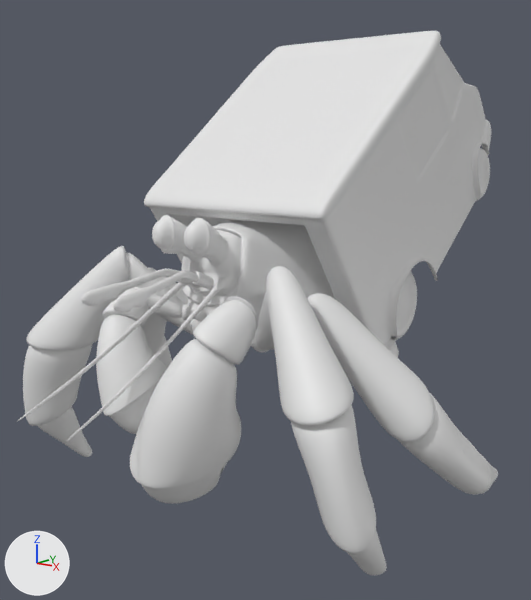
Renders of the Blender file GoingPostal.blend from each side of a commit.
Both versions are drawn from a 50 mm camera at (4.88, -4.6, 3.7) aimed at (-0.3, 1.84, 1.94). Every picture has the same lights, and +X, +Y and +Z are marked at lower left.

Names of what the first picture shows: 'hermit_claws', 'hermit_main', 'postal_truck'.
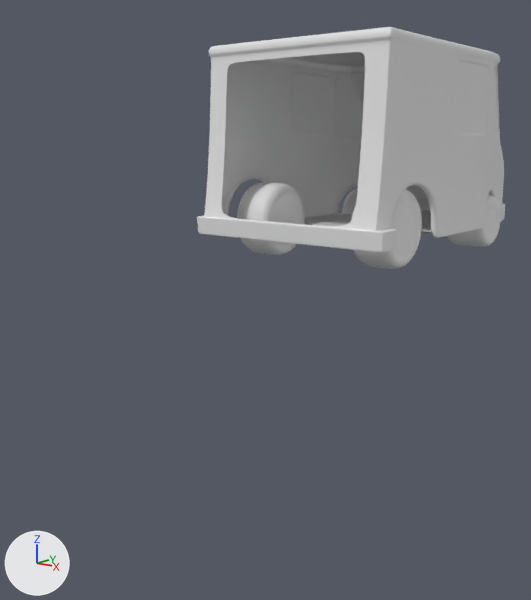
The edits, one by one:
me_cube is used by ob_postal_truck; location (0.0, 3.78, 2.32); rotation (-0.661, 0.0, 3.142), in degrees (-38, 0, 180); scale (1.08, 1.08, 1.08).
me_cube had 563 vertices, 496 faces and spanned x 0.0..1.18, y -1.94..1.92, z 0.0..2.3.
me_cube now has 702 vertices, 627 faces and spans x 0.0..1.18, y -1.94..1.92, z 0.0..2.3.
Part 1, on me_cube:
44 vertices are removed from x 0.0..1.18, y -1.47..1.92, z 0.3..2.11.
230 faces are deleted.
6 vertices in x 1.04..1.18, y -1.22..1.5, z 0.5..0.88 move by (-0.16, 0.0, 0.0).
3 vertices in x 1.14, y 1.89..1.92, z 0.31..0.49 move by (-0.05, 0.0, 0.0).
3 vertices in x 0.92, y 1.89..1.92, z 0.3..0.49 move by (-0.53, 0.0, 0.0).
8 vertices move from x 0.91..1.15, y -1.49..-0.72, z 0.3..0.72 to x 0.86..1.01, y -1.56..-0.72, z 0.3..0.72.
160 vertices are added at x 0.0..1.18, y -1.94..1.92, z 0.3..2.3.
10 new vertices lie (-0.07, 0.0, 0.0) away from vertices in x 0.93..1.09, y -1.46..1.57, z 0.3..0.5.
8 new vertices lie (0.0, -0.04, 0.0) away from vertices in x 0.0..1.18, y 1.73..1.92, z 0.3..2.19.
5 new vertices lie (0.0, 0.0, 0.05) away from vertices in x 0.0..1.02, y 0.63..1.83, z 0.3.
263 new faces join them, smooth.
98 new faces join them.
Object 'postal_truck' (ob_postal_truck) turns from (-38, 0, 180) to (0, 0, 180) degrees about x, y and z.
Object 'hermit_main' (ob_hermit_main) is now hidden.
Object 'hermit_claws' (ob_hermit_claws) is now hidden.

Pixel boxes (x1, y1, x2, y2) of what changed, in the pictures (531 x 600 px):
'postal_truck', reshaped, turned
    before: (144, 31, 492, 358)
    after: (197, 27, 505, 269)
'hermit_main', hidden
    before: (17, 215, 498, 575)
'hermit_claws', hidden
    before: (96, 287, 258, 504)
part 1 of me_cube, built on
    before: (147, 45, 492, 358)
    after: (197, 27, 505, 268)
